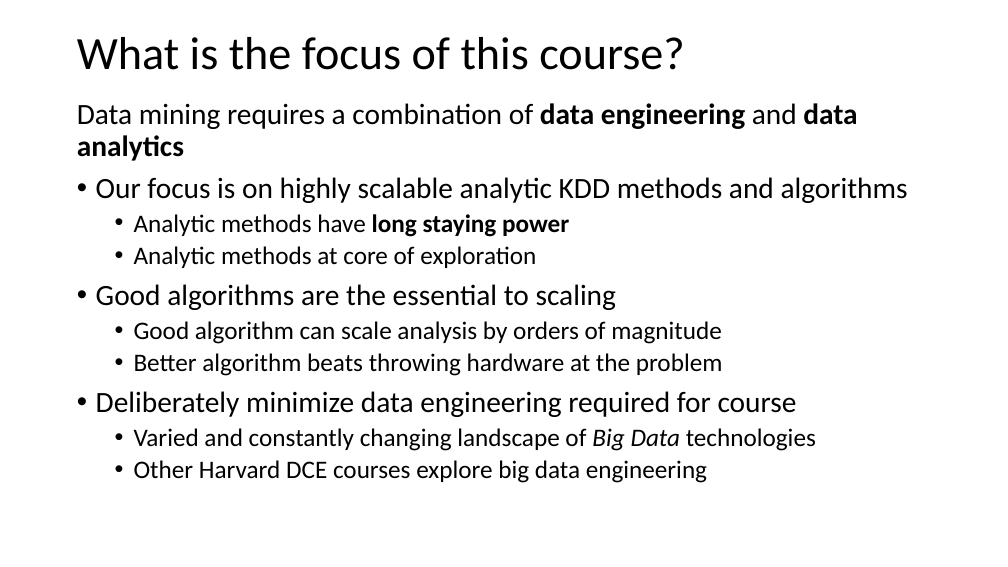
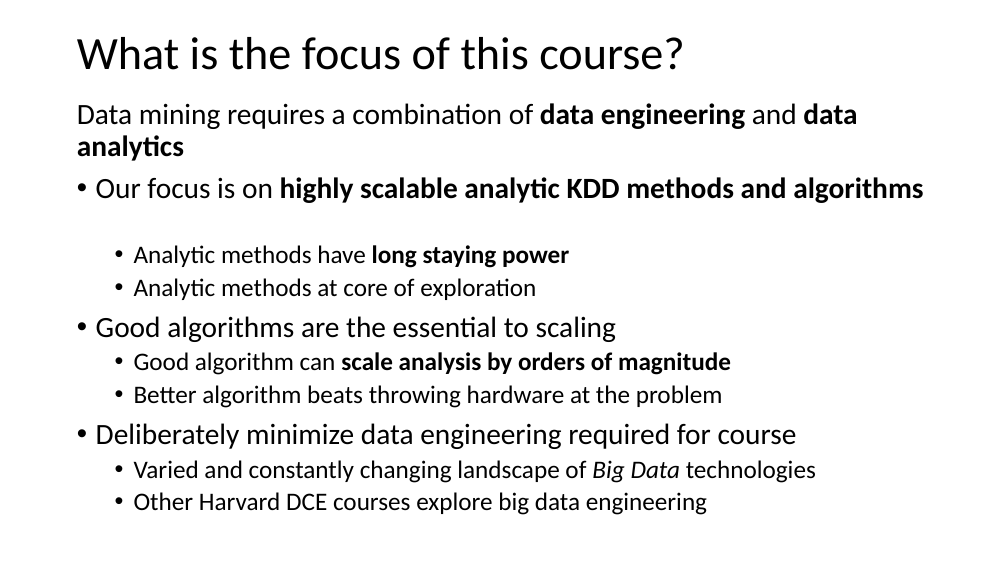
Before and after one commit to StephenElston/CSCI-E-108, a slide deck: slide 11 of slides/1_Introduction.pptx. Drawn at 1008x567 pixels with LibreOffice and Linux fonts; fonts in the diff are those of the drawing. Boxes give left, top, right and bottom in pixels: in the first picture for what was removed or moved away, otherwise in the second. Text is boxed around its words. In the diff, an @@ line names an element or a change of style, - is before the commit and + after.

```diff
--- a/slides/1_Introduction.pptx
+++ b/slides/1_Introduction.pptx
@@ text at (96,177,923,375): bold on in "highly scalable analytic KDD methods and algorithms", "scale analysis by orders of magnitude" @@
```
Also in this commit, not shown: 6 other slides changed.
